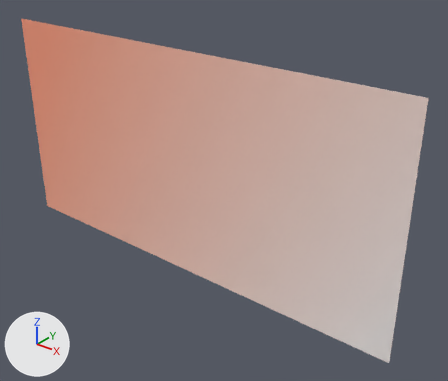
What one commit did to the Blender file 1.MASTER/Lavanti_Ciudades_Master.blend.
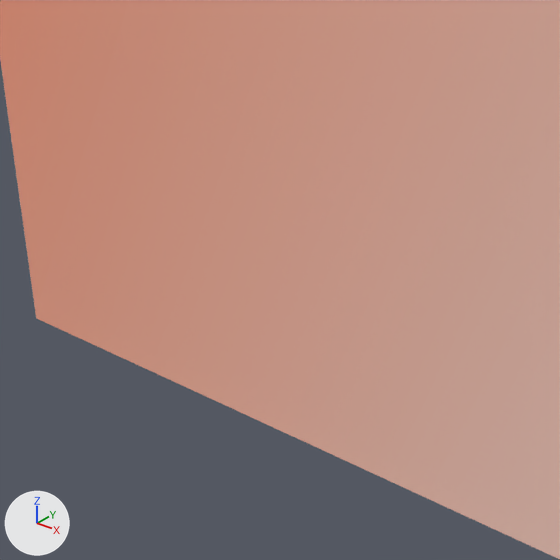
There are two pictures of each version: one whole from a 50 mm lens placed at (40.7, -43.66, 38.69), pointed at (6.66, -1.11, 12.31), one close up on the part from 8% to 41% of the width and 32% to 70% of the height. Lighting does not change. The marker at lower left points along +X, +Y and +Z.

Before the edit, the objects in view are built like this:
```python
me_plane = bpy.data.meshes.new('Plane')
me_plane.from_pydata(...)  # 4 vertices, 1 face; spans x -1.0..1.0, y -1.0..1.0, z 0.0
me_plane.materials.append(mat_m_fondo)  # picture img_fondo_1_png
ob_plane = bpy.data.objects.new('Plane', me_plane)
ob_plane.location = (0.0, 0.0, 12.47)
ob_plane.rotation_euler = (1.571, 0.0, 0.0)  # degrees (90, 0, 0)
ob_plane.scale = (24.9, 12.5, 8.32)
```
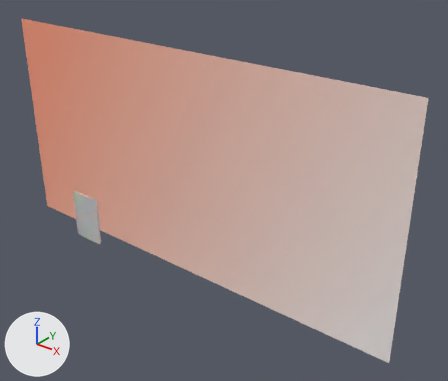
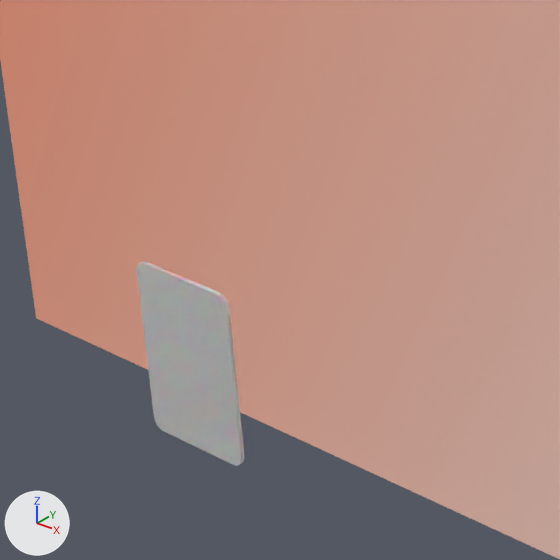
Edits to the bpy script that builds the scene:
```text
Add mat_m_tarjeta:
    mat_m_tarjeta = bpy.data.materials.new('M_Tarjeta')
    # nodes: BsdfPrincipled, Mix, ObjectInfo, OutputMaterial
Add me_plane_001:
    me_plane_001.from_pydata(...)  # 64 vertices, 34 faces; spans x -0.63..0.63, y -1.0..0.8, z -0.04..0.0
    me_plane_001.polygons.foreach_set('use_smooth', [True] * 34)
    me_plane_001.materials.append(mat_m_tarjeta)
Add ob_tarjeta:
    ob_tarjeta = bpy.data.objects.new('Tarjeta', me_plane_001)
    ob_tarjeta.location = (0.0, -12.67, 12.16)
    ob_tarjeta.rotation_euler = (1.571, 0.0, 0.0)  # degrees (90, 0, 0)
    ob_tarjeta.scale = (2.5, 2.5, 2.5)
```

Location of each change, [x1, y1, x2, y2] in pixels of the close-ups (560 x 560 px):
'Tarjeta', added: after [137, 261, 244, 466]
